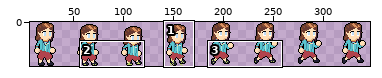
Sprite sheet: Assets/Sprites/MC (Gracey)/Gracey - Jump.png. Above: a wide view before the commit, with the close-up outlined.
Close-up. First the earlier version:
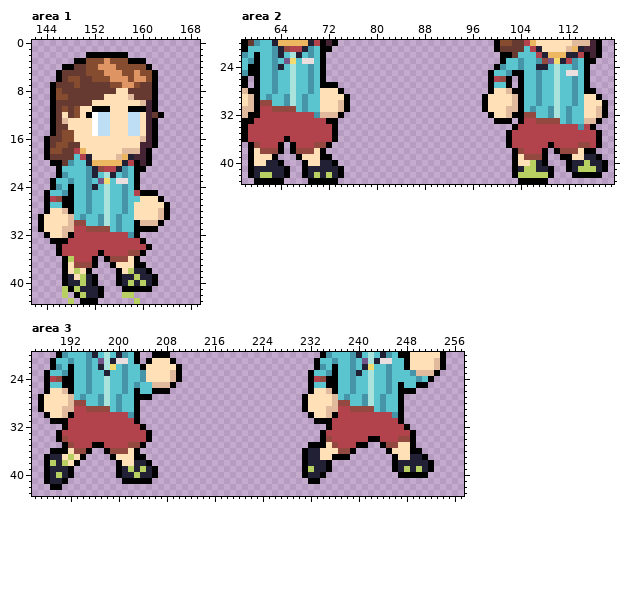
The file is 352x44 pixels. Shown: area 1: x 142..169, y 0..43; area 2: x 58..119, y 20..43; area 3: x 186..257, y 20..43. The wide view leaves out empty margins.
The result:
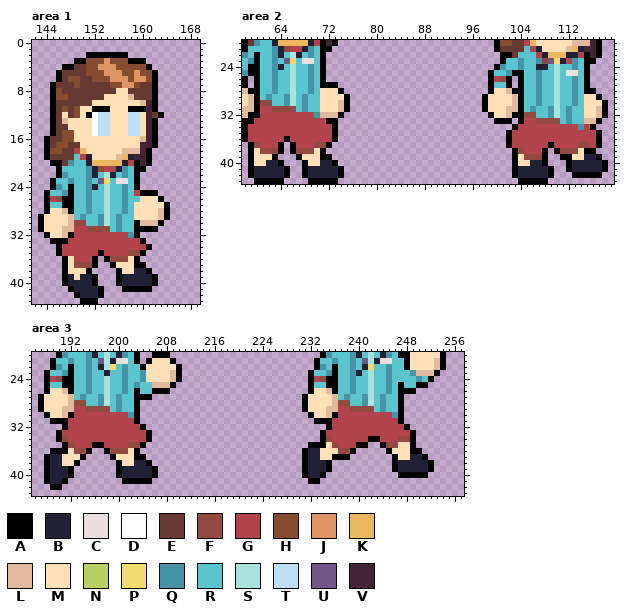
Palette (. is transparent): A #000000  B #222034  C #eadedf  D #ffffff  E #663931  F #944940  G #b2434d  H #854c30  J #de9463  K #edb762  L #e1ba9e  M #ffe0b7  N #b8cf61  P #f3db6f  Q #4694a8  R #5ac5ce  S #aae3db  T #bedef6  U #725689  V #442434
Difference:
--- area 1
@@ x 145..162 @@
 35 .AGGGGGGAGGGGFFA..
-36 ..ANGGGA.AFFFMA...
+36 ..AMGGGA.AFFFMA...
 37 ..AMFFFA..AMMMAA..
-38 ..AMNMA....AMNBBA.
-39 ..ABMNBA...ABBNBBA
-40 ..ABBNBA...ABNBNBA
-41 ..NANBBBA...AAAAA.
-42 ..N.ANBBA...NN....
-43 ...N.AAA......N...
+38 ..AMMMA....AMMBBA.
+39 ..ABMBBA...ABBBBBA
+40 ..ABBBBA...ABBBBBA
+41 ...ABBBBA...AAAAA.
+42 ....ABBBA.........
+43 .....AAA..........
--- area 2
@@ x 58..119 @@
 39 .AMMMA...AMMMAA..............................AMFFFA..AAMMBBA..
-40 .AMMBBA...AMMBBA.............................AMMNBA...ABBNBBA.
-41 .ABBBBBA..ABBBBBA............................ABNNBBA..ABNNNBA.
-42 .ABNNBBA..ABNBNBA............................ANNNNNA...AAAAA..
+40 .AMMBBA...AMMBBA.............................AMMBBA...ABBBBBA.
+41 .ABBBBBA..ABBBBBA............................ABBBBBA..ABBBBBA.
+42 .ABBBBBA..ABBBBBA............................ABBBBBA...AAAAA..
 43 ..AAAAA....AAAAA..............................AAAAA...........
--- area 3
@@ x 186..257 @@
 36 ...AAAMFFA..AFFFMA...........................ABBMMMFFA.....AMMMAA.......
-37 ..ABBMNMA....AMMMAA..........................ABBMMAAA.......AMMBBA......
-38 ..ANBNMA......AMMBBA.........................ABBBA..........ABBBBBA.....
-39 ..ABBBA.......ABNBNBA........................ANBBA..........ABNBNBA.....
-40 ..ABNBA.......ABBNBBA........................ABBA............AAAAA......
+37 ..ABBMMMA....AMMMAA..........................ABBMMAAA.......AMMBBA......
+38 ..ABBMMA......AMMBBA.........................ABBBA..........ABBBBBA.....
+39 ..ABBBA.......ABBBBBA........................ABBBA..........ABBBBBA.....
+40 ..ABBBA.......ABBBBBA........................ABBA............AAAAA......
 41 ..ABBA.........AAAAA..........................AA........................
